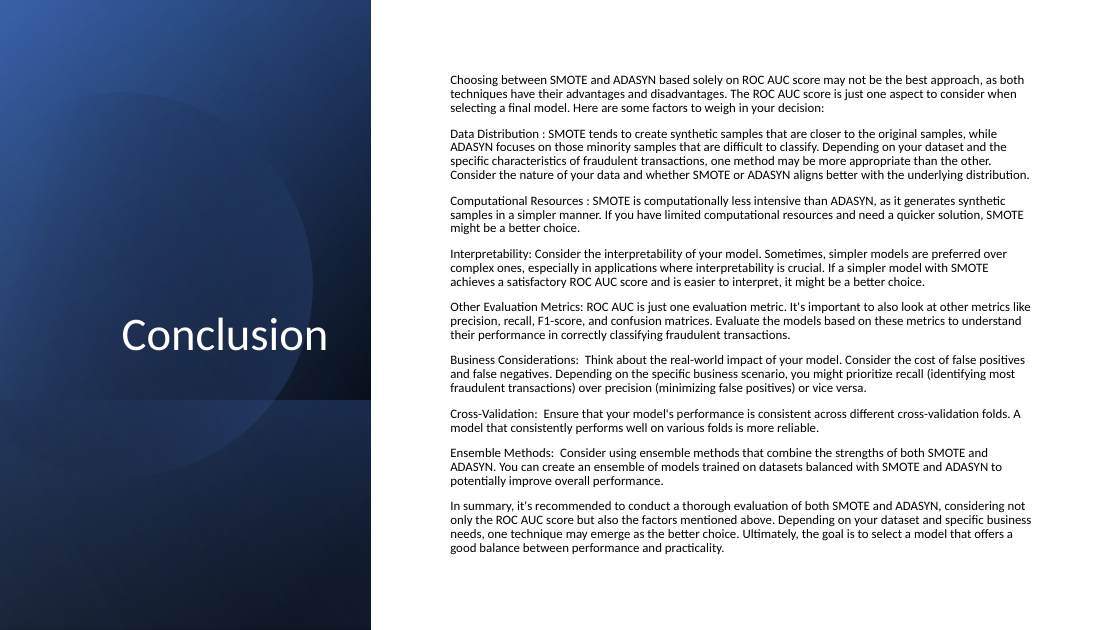
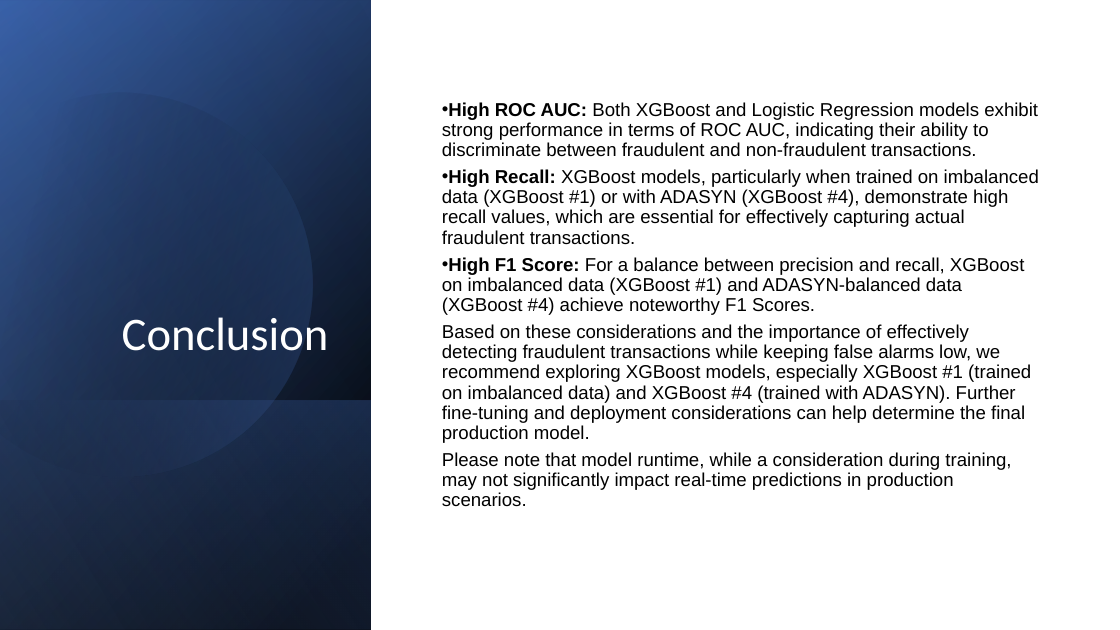
Before and after one commit to jagsrj/Credit_card_fraud_detection_ML, a slide deck: slide 12 of CreditCard_FraudDetection_MachingLearning.pptx. Drawn at 1120x630 pixels with LibreOffice and Linux fonts; fonts in the diff are those of the drawing. Boxes give left, top, right and bottom in pixels: in the first picture for what was removed or moved away, otherwise in the second. Text is boxed around its words. In the diff, an @@ line names an element or a change of style, - is before the commit and + after.

```diff
--- a/CreditCard_FraudDetection_MachingLearning.pptx
+++ b/CreditCard_FraudDetection_MachingLearning.pptx
@@ text at <box>442,102,1039,507</box>: text changed; size 11 to 16 pt; font Calibri to Arial @@
-Choosing between SMOTE and ADASYN based solely on ROC AUC score may not be the best approach, as both techniques have their advantages and disadvantages. The ROC AUC score is just one aspect to consider when selecting a final model. Here are some factors to weigh in your decision:
-Data Distribution : SMOTE tends to create synthetic samples that are closer to the original samples, while ADASYN focuses on those minority samples that are difficult to classify. Depending on your dataset and the specific characteristics of fraudulent transactions, one method may be more appropriate than the other. Consider the nature of your data and whether SMOTE or ADASYN aligns better with the underlying distribution.
-Computational Resources : SMOTE is computationally less intensive than ADASYN, as it generates synthetic samples in a simpler manner. If you have limited computational resources and need a quicker solution, SMOTE might be a better choice.
-Interpretability: Consider the interpretability of your model. Sometimes, simpler models are preferred over complex ones, especially in applications where interpretability is crucial. If a simpler model with SMOTE achieves a satisfactory ROC AUC score and is easier to interpret, it might be a better choice.
-Other Evaluation Metrics: ROC AUC is just one evaluation metric. It's important to also look at other metrics like precision, recall, F1-score, and confusion matrices. Evaluate the models based on these metrics to understand their performance in correctly classifying fraudulent transactions.
-Business Considerations: Think about the real-world impact of your model. Consider the cost of false positives and false negatives. Depending on the specific business scenario, you might prioritize recall (identifying most fraudulent transactions) over precision (minimizing false positives) or vice versa.
-Cross-Validation: Ensure that your model's performance is consistent across different cross-validation folds. A model that consistently performs well on various folds is more reliable.
-Ensemble Methods: Consider using ensemble methods that combine the strengths of both SMOTE and ADASYN. You can create an ensemble of models trained on datasets balanced with SMOTE and ADASYN to potentially improve overall performance.
-In summary, it's recommended to conduct a thorough evaluation of both SMOTE and ADASYN, considering not only the ROC AUC score but also the factors mentioned above. Depending on your dataset and specific business needs, one technique may emerge as the better choice. Ultimately, the goal is to select a model that offers a good balance between performance and practicality.
+• High ROC AUC: Both XGBoost and Logistic Regression models exhibit strong performance in terms of ROC AUC, indicating their ability to discriminate between fraudulent and non-fraudulent transactions.
+• High Recall: XGBoost models, particularly when trained on imbalanced data (XGBoost #1) or with ADASYN (XGBoost #4), demonstrate high recall values, which are essential for effectively capturing actual fraudulent transactions.
+• High F1 Score: For a balance between precision and recall, XGBoost on imbalanced data (XGBoost #1) and ADASYN-balanced data (XGBoost #4) achieve noteworthy F1 Scores.
+Based on these considerations and the importance of effectively detecting fraudulent transactions while keeping false alarms low, we recommend exploring XGBoost models, especially XGBoost #1 (trained on imbalanced data) and XGBoost #4 (trained with ADASYN). Further fine-tuning and deployment considerations can help determine the final production model.
+Please note that model runtime, while a consideration during training, may not significantly impact real-time predictions in production scenarios.
```
Also in this commit, not shown: 2 other slides changed, 2 slides added, 2 slides removed, 1 other file.
